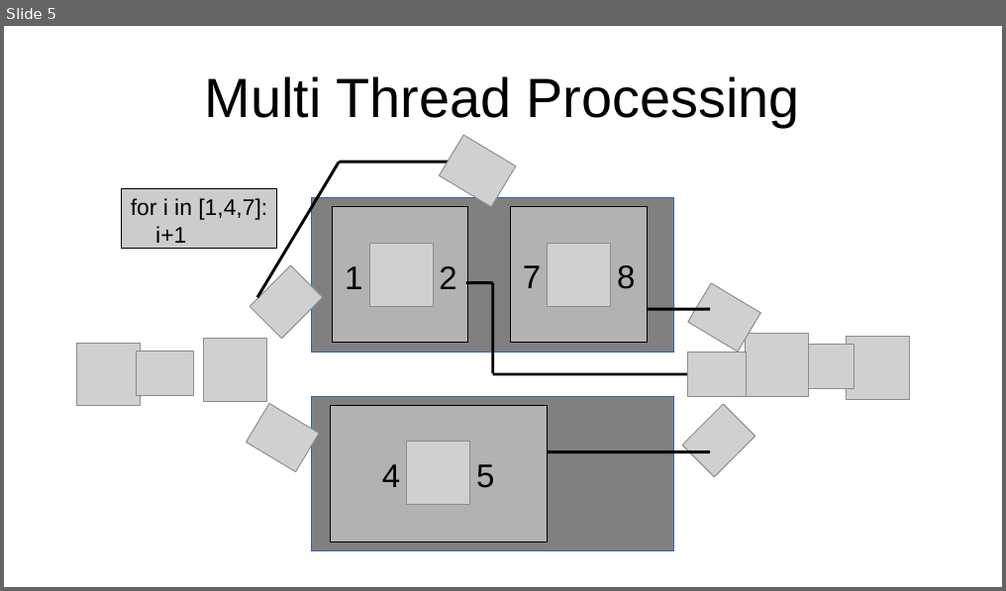
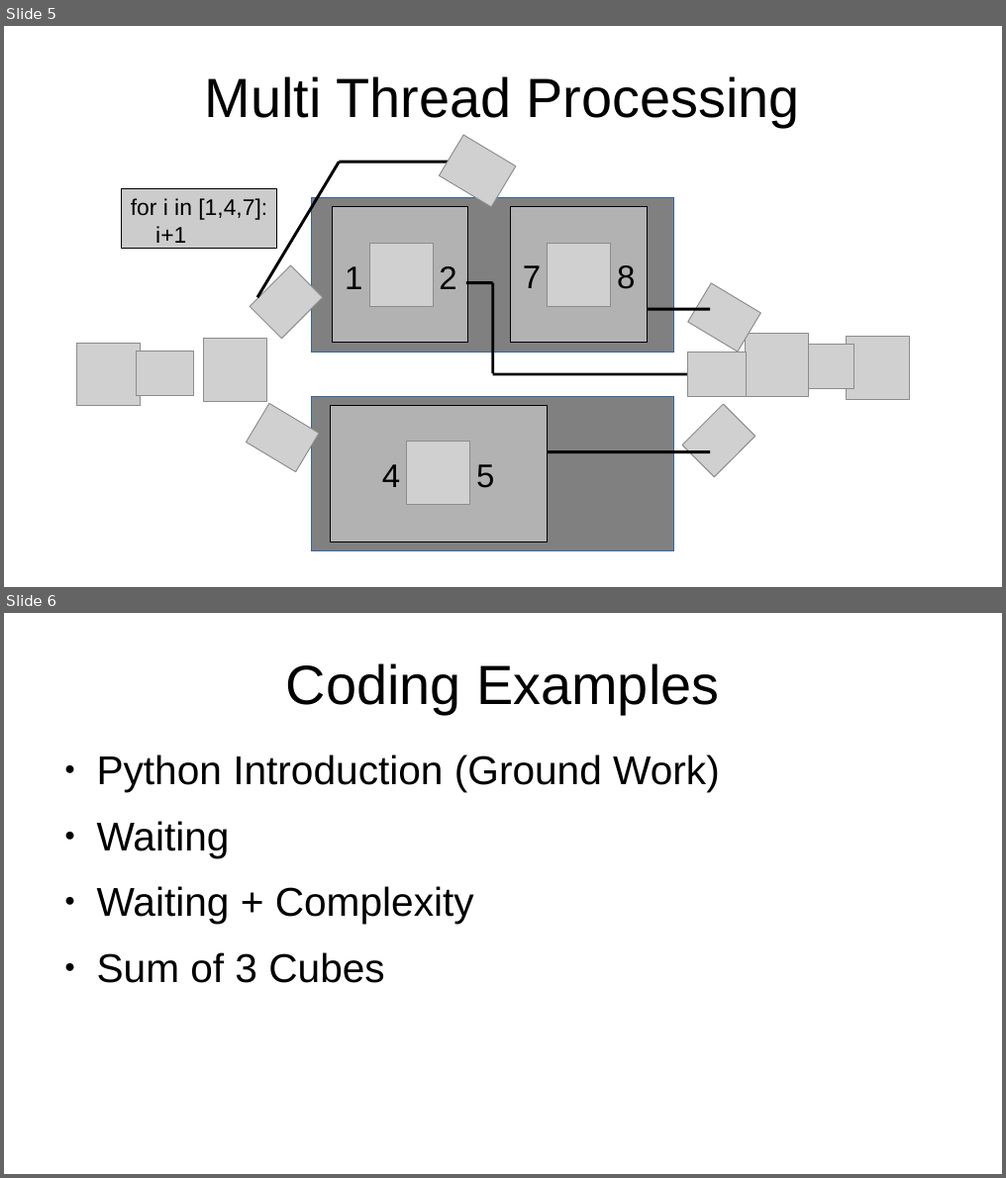
Before and after one commit to connor-makowski/pycelerator, a slide deck: pycelerator.odp. Shown one above the other, each under a label of ours: slide 5 before the commit, slides 5 and 6 after it. The pictures are 1006x591 and 1006x1178 pixels, drawn with LibreOffice and Linux fonts; fonts in the diff are those of the drawing; grey boxes stand for pictures. Boxes give left, top, right and bottom in pixels: in the first picture for what was removed or moved away, otherwise in the second. Text is boxed around its words. In the diff, an @@ line names an element or a change of style, - is before the commit and + after.

```diff
--- a/pycelerator.odp
+++ b/pycelerator.odp
@@ slide 6 added at bbox=[4, 613, 1002, 1174], background #FFFFFF @@
@@ title added at bbox=[286, 663, 719, 714], 44 pt, text #000000 @@
+Coding Examples
@@ text added at bbox=[97, 755, 720, 983], 32 pt, text #000000 @@
+● Python Introduction (Ground Work)
+● Waiting
+● Waiting + Complexity
+● Sum of 3 Cubes
```
Also in this commit, not shown: 1 slide changed, 12 other slides added, 2 slides removed, 5 other files.
